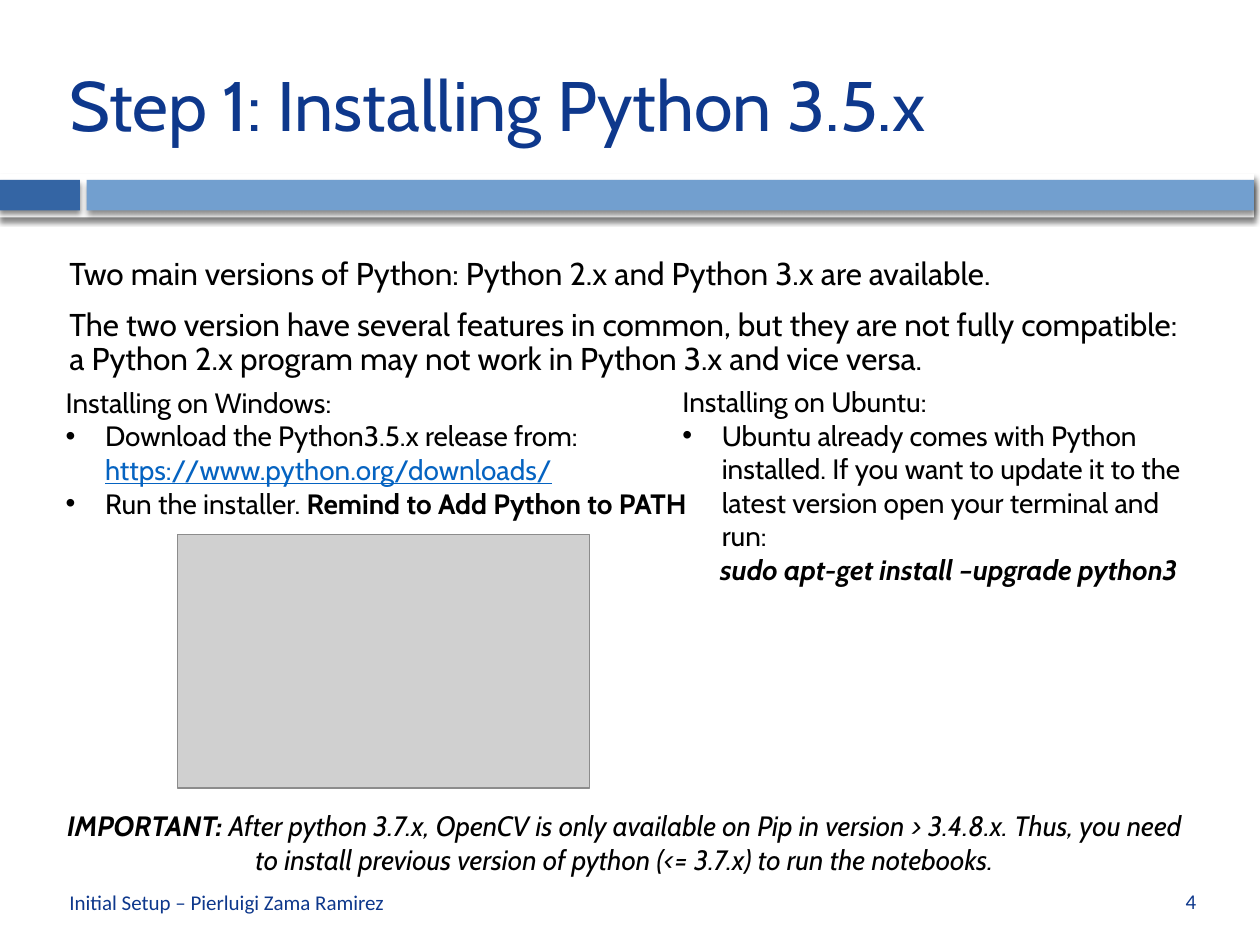
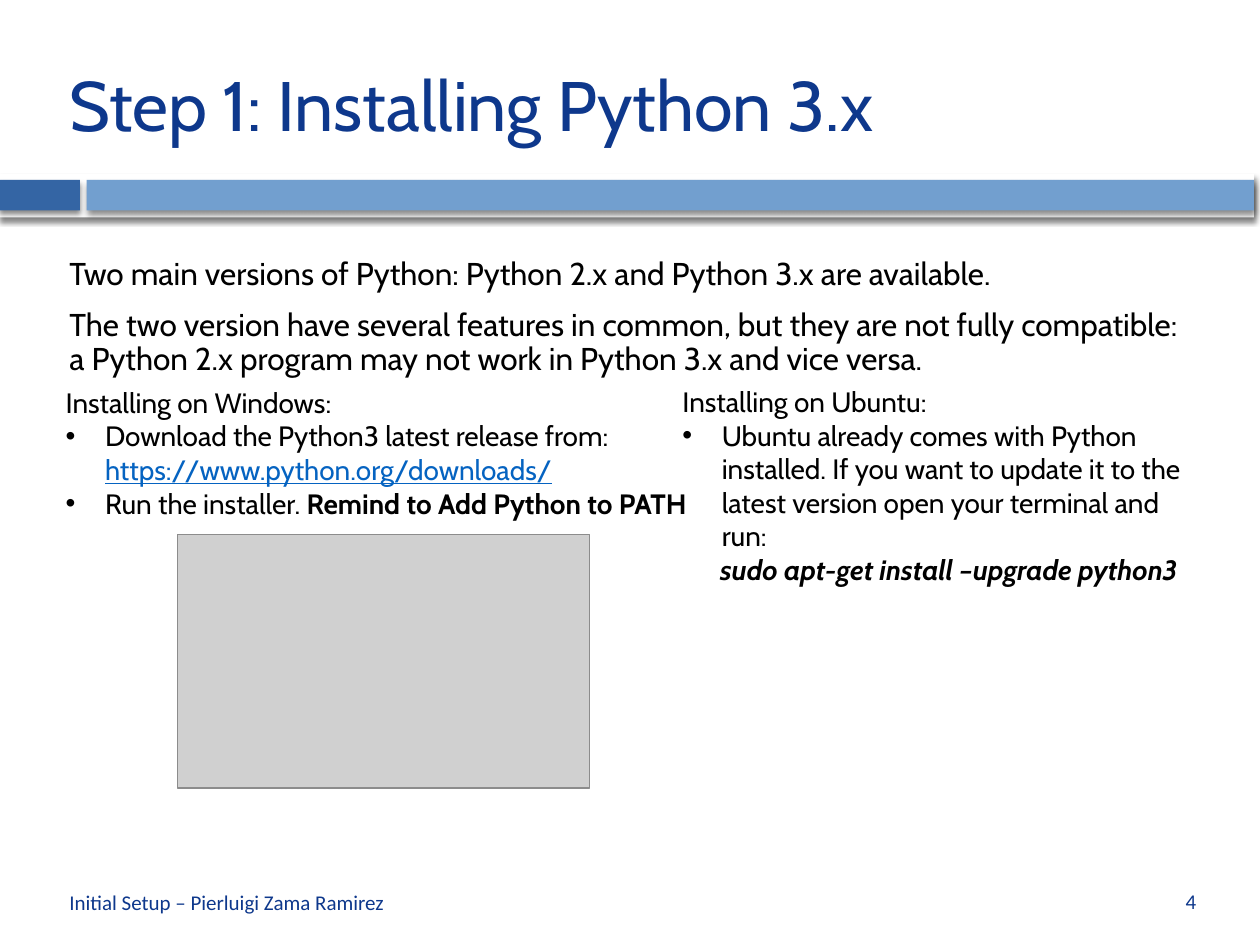
Before and after one commit to CVLAB-Unibo/ComputerVisionImageProcessing-LabSessions, a slide deck: slide 4 of LabSession0 - Initial Setup.pptx. Drawn at 1260x945 pixels with LibreOffice and Linux fonts; fonts in the diff are those of the drawing; grey boxes stand for pictures; background and template pictures are left out. Boxes give left, top, right and bottom in pixels: in the first picture for what was removed or moved away, otherwise in the second. Text is boxed around its words. In the diff, an @@ line names an element or a change of style, - is before the commit and + after.

```diff
--- a/LabSession0 - Initial Setup.pptx
+++ b/LabSession0 - Initial Setup.pptx
@@ title at (x1=69, y1=78, x2=874, y2=147): text changed @@
-Step 1: Installing Python 3.5.x
+Step 1: Installing Python 3.x
@@ text at (x1=105, y1=425, x2=608, y2=486): text changed @@
-• Download the Python3.5.x release from: https://www.python.org/downloads/
+• Download the Python3 latest release from: https://www.python.org/downloads/
@@ text removed at (x1=67, y1=815, x2=1181, y2=876) @@
-IMPORTANT: After python 3.7.x, OpenCV is only available on Pip in version > 3.4.8.x. Thus, you need to install previous version of python (<= 3.7.x) to run the notebooks.
```
Also in this commit, not shown: 4 other slides changed, 1 slide removed, 6 other files.
